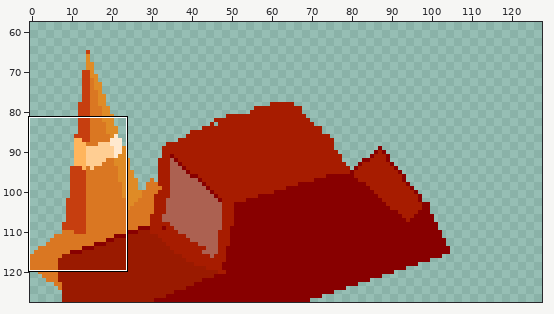
Two versions of one pixel-art file, Assets/Props/carprop.aseprite. Above: a wide view before the commit, with the close-up outlined.
Close-up. Old version:
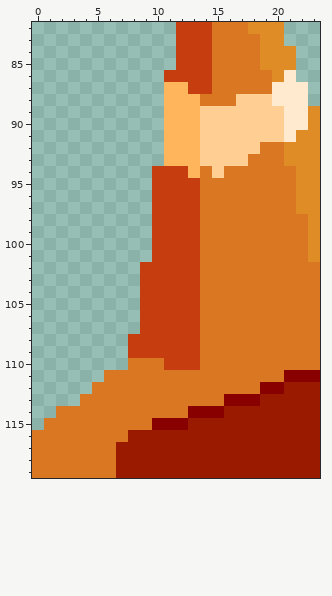
128x128 pixels, 1 frame. Shown: x 0..23, y 82..119. The wide view leaves out empty margins. The commit also changed other parts of the picture, which this record leaves out.
After:
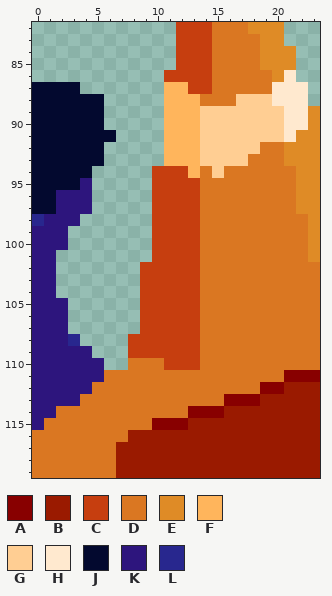
Palette (. is transparent): A #880000  B #9a1a00  C #c63e0f  D #da7722  E #df8b26  F #ffb55c  G #ffce93  H #ffe9cf  J #03092f  K #2d157d  L #28278e
Edits made:
There is now colour J in row 87 at x 0 to 3; in rows 88 to 90 at x 0 to 5; in row 91 at x 0 to 6; in rows 92 to 93 at x 0 to 5; in row 94 at x 0 to 4; in row 95 at x 0 to 3.
There is now colour J in rows 96 to 97 at x 0 to 1.
There is now colour K in row 95 at x 4; in rows 96 to 97 at x 2 to 4; in row 98 at x 1 to 3; in rows 99 to 100 at x 0 to 2; in rows 101 to 104 at x 0 to 1; in rows 105 to 108 at x 0 to 2.
There is now colour K in row 109 at x 0 to 4; in rows 110 to 111 at x 0 to 5; in row 112 at x 0 to 4; in row 113 at x 0 to 3; in row 114 at x 0 to 1; in row 115 at x 0.
There is now colour L in row 98 at x 0; in row 108 at x 3.
